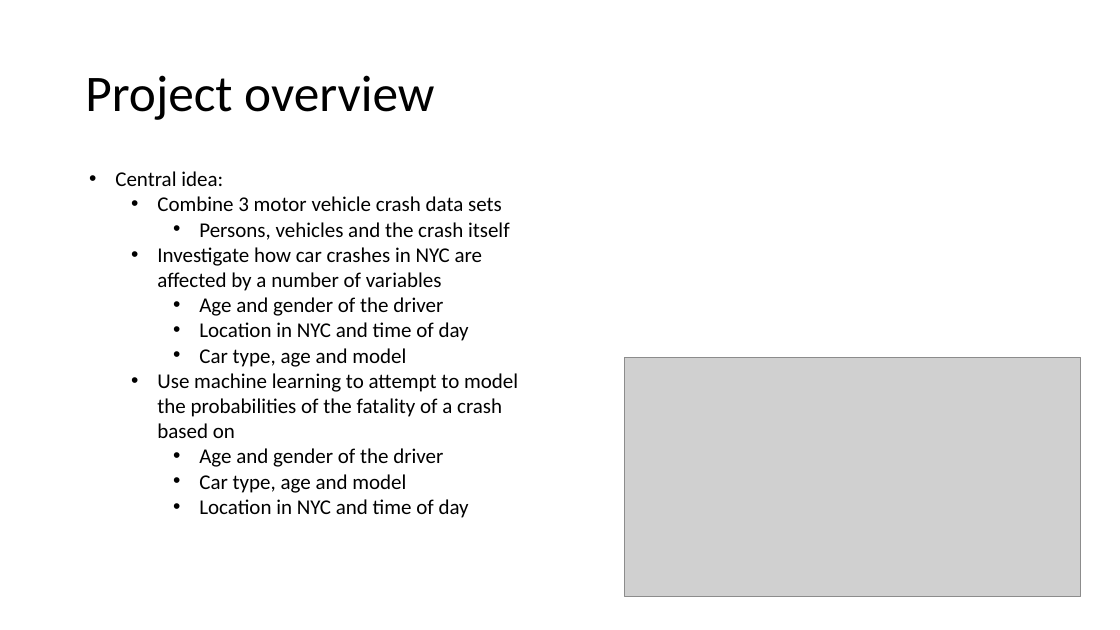
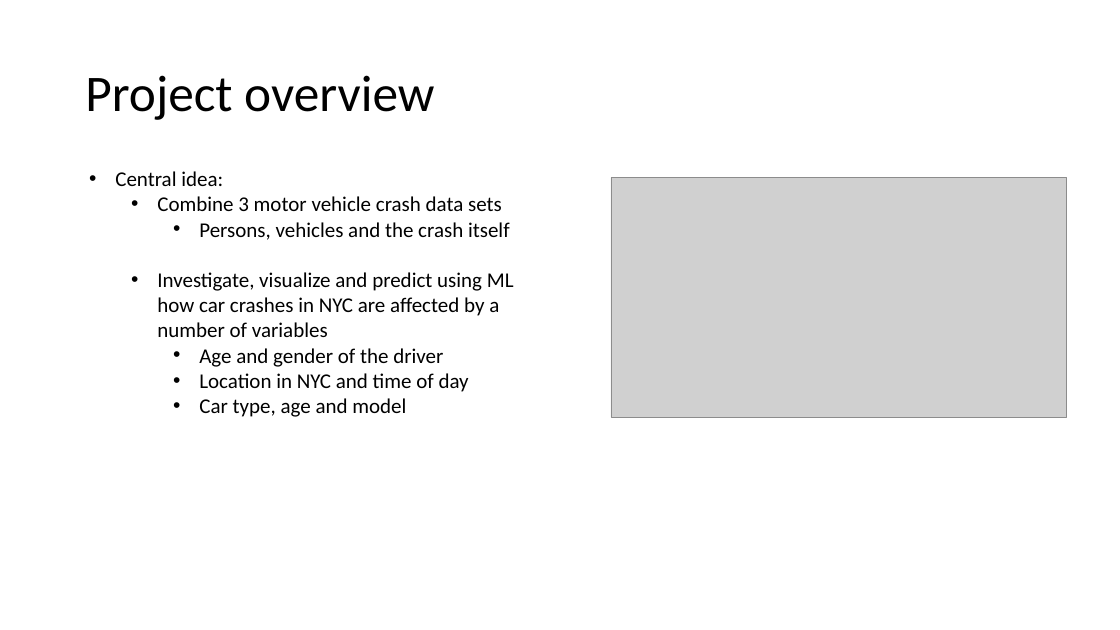
Before and after one commit to Strandgaard96/vehicle_collision_webpage, a slide deck: slide 2 of Part1_video.pptx. Drawn at 1120x630 pixels with LibreOffice and Linux fonts; fonts in the diff are those of the drawing; grey boxes stand for pictures. Boxes give left, top, right and bottom in pixels: in the first picture for what was removed or moved away, otherwise in the second. Text is boxed around its words. In the diff, an @@ line names an element or a change of style, - is before the commit and + after.

```diff
--- a/Part1_video.pptx
+++ b/Part1_video.pptx
@@ picture: place and size @@
-picture at (625,357,1081,597)
+picture at (611,178,1067,418)
@@ text at (157,272,514,337): text changed @@
-  • Investigate how car crashes in NYC are affected by a number of variables
+  • Investigate, visualize and predict using ML how car crashes in NYC are affected by a number of variables
@@ text at (157,373,518,518): paragraphs removed @@
-  • Use machine learning to attempt to model the probabilities of the fatality of a crash based on
-    • Age and gender of the driver
-    • Car type, age and model
-    • Location in NYC and time of day
```
Also in this commit, not shown: 5 other slides changed, 1 slide added, 2 other files.
